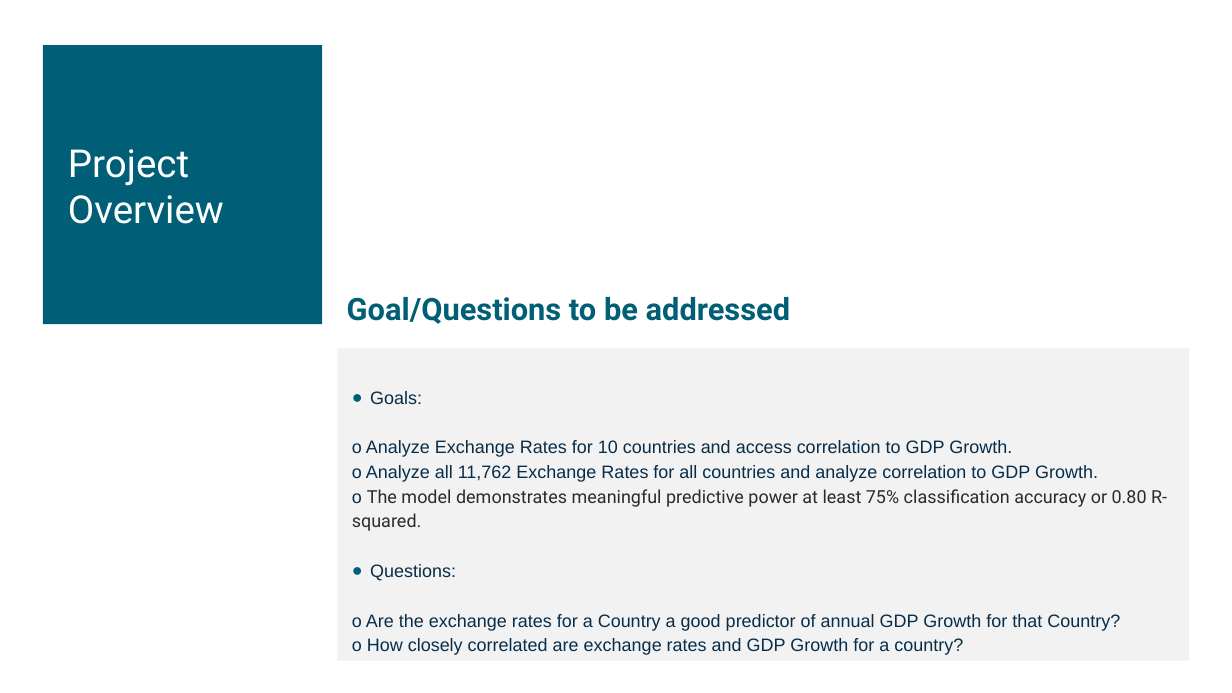
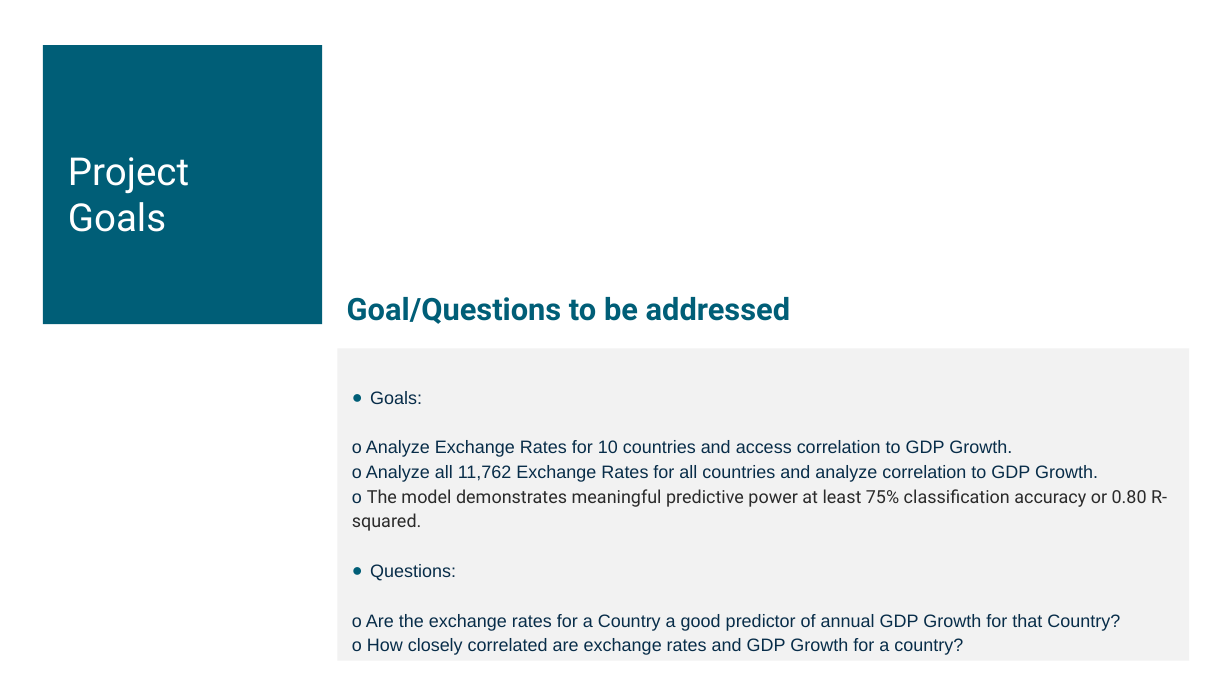
Before and after one commit to tbrown14611/Project_2, a slide deck: slide 3 of Team_3_AI_Bootcamp_Project_2.pptx. Drawn at 1232x693 pixels with LibreOffice and Linux fonts; fonts in the diff are those of the drawing. Boxes give left, top, right and bottom in pixels: in the first picture for what was removed or moved away, otherwise in the second. Text is boxed around its words. In the diff, an @@ line names an element or a change of style, - is before the commit and + after.

```diff
--- a/Team_3_AI_Bootcamp_Project_2.pptx
+++ b/Team_3_AI_Bootcamp_Project_2.pptx
@@ text at bbox=[68, 157, 189, 232]: text changed @@
-Project Overview
+Project Goals
```
Also in this commit, not shown: 4 other slides changed.
